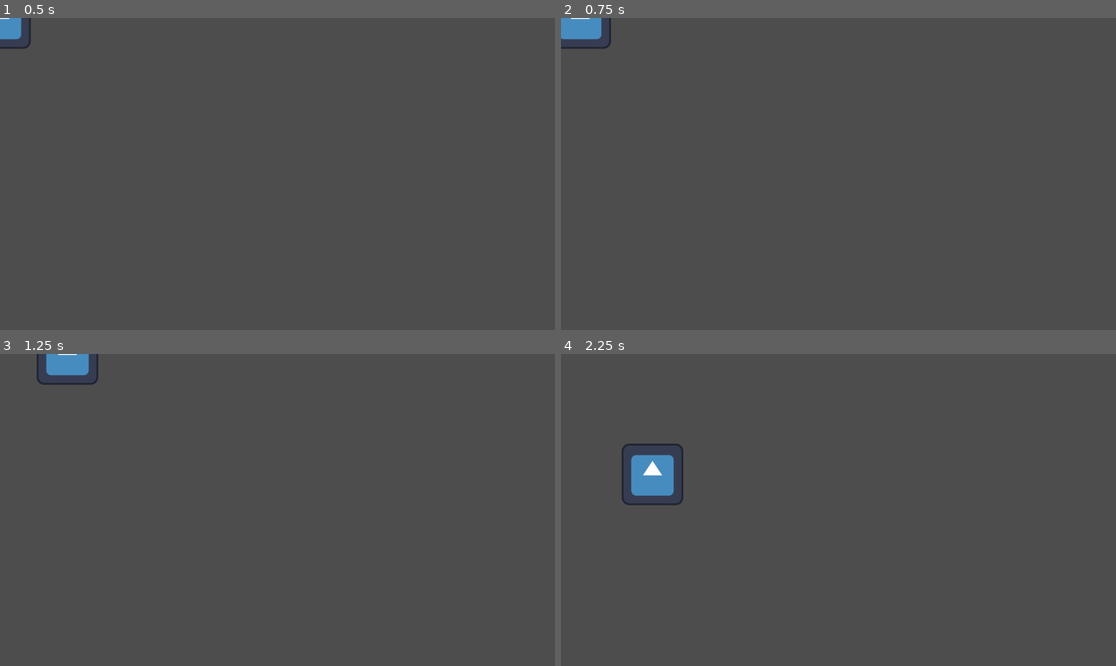
Above: before the commit, frames 1-4 (two rows, left to right).
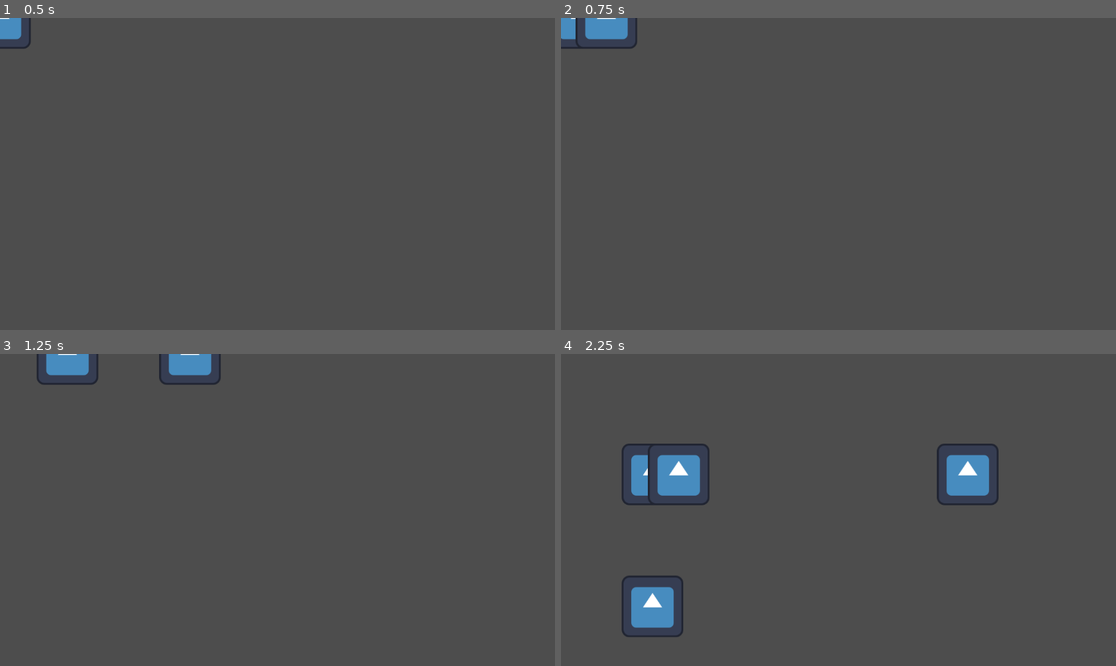
Above: after the commit, the same moments.

Repository: Kecheng-Zhang/GodotGame
Game: Godot game, scene res://player.tscn
The game is run twice, just before and just after one commit, with the same random seed, the same clock (stepped at 60 frames per second) and the same inputs. The engine's default icon, where the game draws it, is replaced by a stand-in: a white triangle on a blue panel in a dark square.
Inputs:
- Up to frame 1 (0.5 s): no input
- Up to frame 2 (0.75 s): tap Enter at 0.5 s; hold Right (ui_right) from 0.53 s (still down); tap Z (shoot, bound only after the commit) at 0.6 s
- Up to frame 3 (1.25 s): keep holding Right (ui_right)
- Up to frame 4 (2.25 s): release Right (ui_right) at 1.28 s; hold Down (ui_down) 1.28-2.03 s; tap Space (dash) at 1.35 s; tap Z (shoot, bound only after the commit) at 1.55, 2.1 s; hold Right (ui_right) from 2.03 s (still down)

Frame 1 is identical in both runs. In frame 2, 0.5% of the frame differs, in the area x 2-14%, y 0-10%; in frame 3, 0.7%; in frame 4, 3.7%, in the area x 10-79%, y 28-91%.

Commit message:
添加bullet完整逻辑，默认发射逻辑
需要素材

Diff:
--- /dev/null
+++ b/bullet.gd
@@ -0,0 +1,13 @@
+extends Area2D
+
+@export var speed := 400
+@export var lifetime := 4.0
+var direction := Vector2.ZERO
+
+func _ready():
+	# 延时销毁
+	await get_tree().create_timer(lifetime).timeout
+	queue_free()
+
+func _process(delta):
+	position += direction * speed * delta
--- a/bullet.tscn
+++ b/bullet.tscn
@@ -1,10 +1,15 @@
-[gd_scene load_steps=2 format=3 uid="uid://bxx2cnhprrxof"]
+[gd_scene load_steps=4 format=3 uid="uid://bxx2cnhprrxof"]
+
+[ext_resource type="Script" uid="uid://ct2qls37di6k3" path="res://bullet.gd" id="1_v8qja"]
+[ext_resource type="Texture2D" uid="uid://b7alnqhs0qyov" path="res://icon.svg" id="2_t4vbm"]
 
 [sub_resource type="CircleShape2D" id="CircleShape2D_rtl8c"]
 
 [node name="Bullet" type="Area2D"]
+script = ExtResource("1_v8qja")
 
 [node name="Sprite2D" type="Sprite2D" parent="."]
+texture = ExtResource("2_t4vbm")
 
 [node name="CollisionShape2D" type="CollisionShape2D" parent="."]
 shape = SubResource("CircleShape2D_rtl8c")
--- a/player.gd
+++ b/player.gd
@@ -2,16 +2,41 @@
 
 @export var speed := 200
 @export var dash_distance := 100
+@export var bullet_scene: PackedScene
 
 var direction := Vector2.ZERO
+var last_nonzero_direction := Vector2.RIGHT  # 默认方向向右
 
 func _physics_process(delta):
+	# 读取方向
 	direction.x = Input.get_action_strength("ui_right") - Input.get_action_strength("ui_left")
 	direction.y = Input.get_action_strength("ui_down") - Input.get_action_strength("ui_up")
 	direction = direction.normalized()
 
+	# 如果方向非零，保存为最近移动方向
+	if direction != Vector2.ZERO:
+		last_nonzero_direction = direction
+
+	# 移动
 	velocity = direction * speed
 	move_and_slide()
 
+	# Dash
 	if Input.is_action_just_pressed("dash") and direction != Vector2.ZERO:
 		global_position += direction * dash_distance
+
+	# 手动射击（按下 shoot 键）
+	if Input.is_action_just_pressed("shoot"):
+		shoot_bullet()
+
+func shoot_bullet():
+	if bullet_scene == null:
+		return
+
+	var bullet = bullet_scene.instantiate()
+	bullet.global_position = direction
+
+	# 如果当前没有方向输入，就使用上次方向
+	bullet.direction = direction if direction != Vector2.ZERO else last_nonzero_direction
+
+	get_tree().current_scene.add_child(bullet)
--- a/player.tscn
+++ b/player.tscn
@@ -1,17 +1,17 @@
-[gd_scene load_steps=4 format=3 uid="uid://bkp5a2s8ovww5"]
+[gd_scene load_steps=5 format=3 uid="uid://bkp5a2s8ovww5"]
 
 [ext_resource type="Script" uid="uid://d334r6emwf515" path="res://player.gd" id="1_4flbx"]
+[ext_resource type="PackedScene" uid="uid://bxx2cnhprrxof" path="res://bullet.tscn" id="2_i3pqv"]
 [ext_resource type="Texture2D" uid="uid://b7alnqhs0qyov" path="res://icon.svg" id="2_onrkg"]
 
 [sub_resource type="CircleShape2D" id="CircleShape2D_onrkg"]
 
-[node name="CharacterBody2D" type="CharacterBody2D"]
+[node name="player" type="CharacterBody2D"]
 script = ExtResource("1_4flbx")
+bullet_scene = ExtResource("2_i3pqv")
 
 [node name="CollisionShape2D" type="CollisionShape2D" parent="."]
 shape = SubResource("CircleShape2D_onrkg")
 
 [node name="Sprite2D" type="Sprite2D" parent="."]
 texture = ExtResource("2_onrkg")
-
-[node name="Timer" type="Timer" parent="."]
--- a/project.godot
+++ b/project.godot
@@ -22,3 +22,8 @@
 "events": [Object(InputEventKey,"resource_local_to_scene":false,"resource_name":"","device":-1,"window_id":0,"alt_press …(191 unchanged characters)…
 ]
 }
+shoot={
+"deadzone": 0.2,
+"events": [Object(InputEventKey,"resource_local_to_scene":false,"resource_name":"","device":-1,"window_id":0,"alt_pressed":false,"shift_pressed":false,"ctrl_pressed":false,"meta_pressed":false,"pressed":false,"keycode":0,"physical_keycode":90,"key_label":0,"unicode":122,"location":0,"echo":false,"script":null)
+]
+}
Not shown, added: bullet.gd.uid
